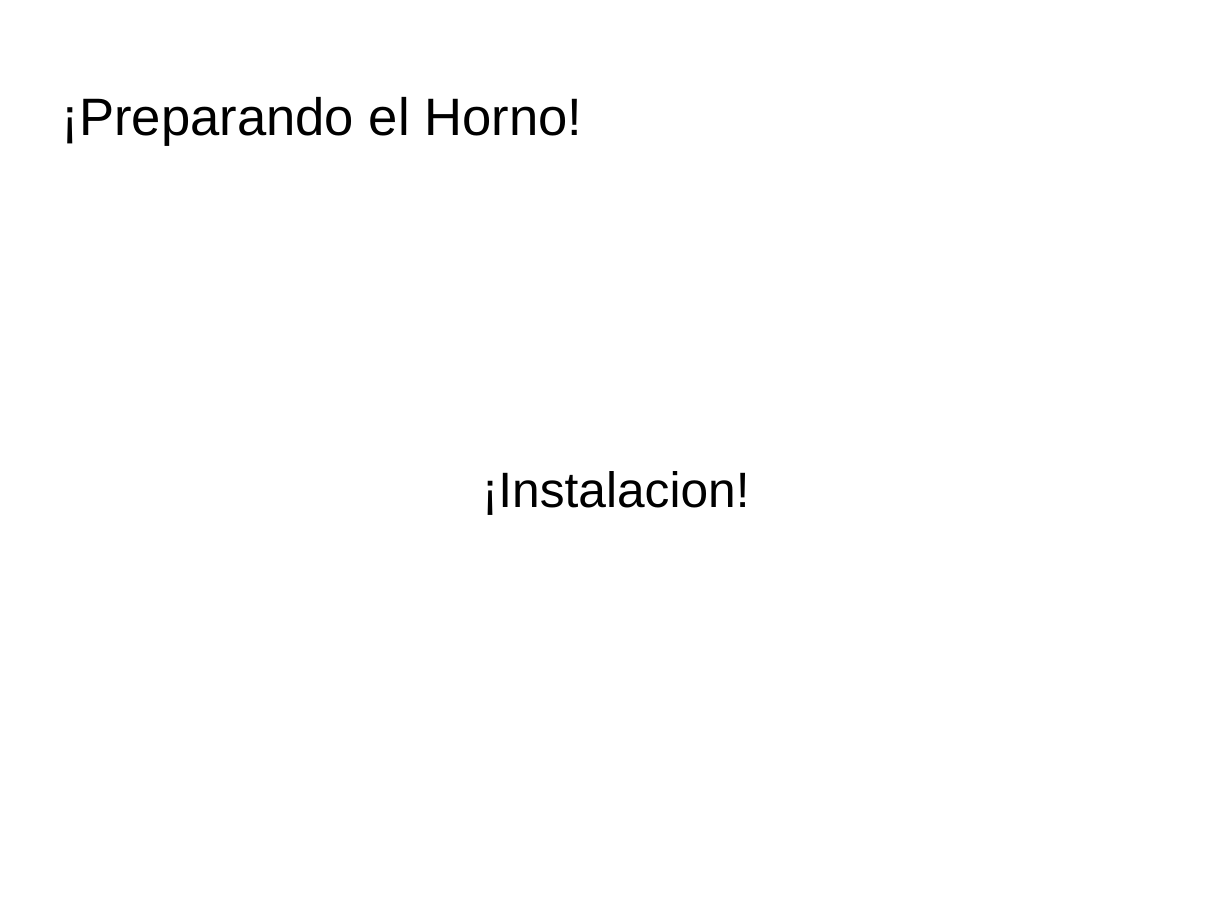
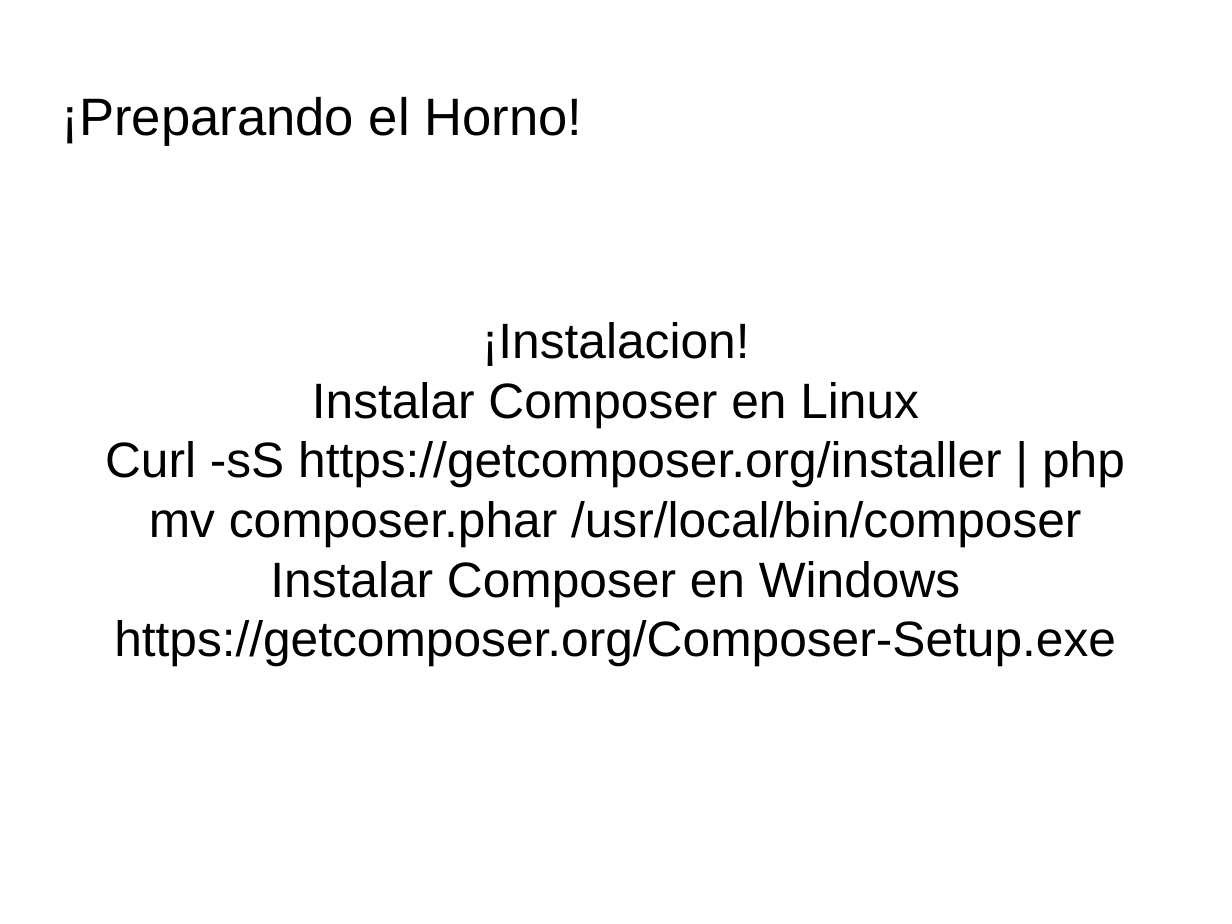
Before and after one commit to HungerWolf-LS/CursoCakePHP, a slide deck: slide 21 of CakePHP.odp (slide 22 before the commit). Drawn at 1232x924 pixels with LibreOffice and Linux fonts; fonts in the diff are those of the drawing; background and template pictures are left out. Boxes give left, top, right and bottom in pixels: in the first picture for what was removed or moved away, otherwise in the second. Text is boxed around its words. In the diff, an @@ line names an element or a change of style, - is before the commit and + after.

```diff
--- a/CakePHP.odp
+++ b/CakePHP.odp
@@ subtitle at [105,382,1125,666]: paragraphs added @@
+Instalar Composer en Linux
+Curl -sS https://getcomposer.org/installer | php
+mv composer.phar /usr/local/bin/composer
+Instalar Composer en Windows
+https://getcomposer.org/Composer-Setup.exe
```
Also in this commit, not shown: 7 other slides changed, 3 slides added, 3 slides removed, 3 other files.
